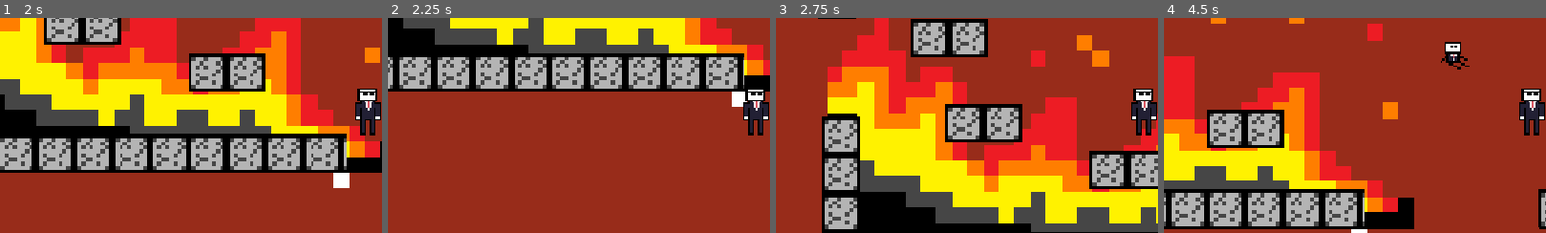
Above: before the commit, frames 1-4 (left to right).
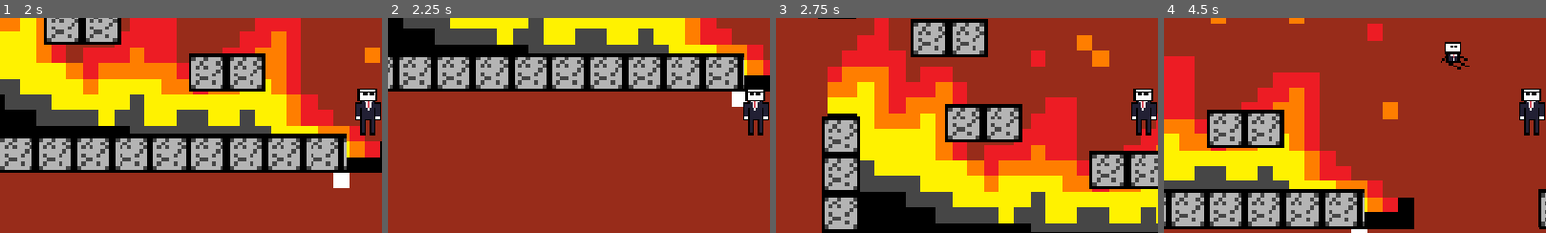
Above: after the commit, the same moments.

Repository: t0Ph4TT3R/Jame-Gam-Game-Jam-Game
Game: Godot game, scene res://Scenes/main_menu.tscn
The game is run twice, just before and just after one commit, with the same random seed, the same clock (stepped at 60 frames per second) and the same inputs. The engine's default icon, where the game draws it, is replaced by a stand-in: a white triangle on a blue panel in a dark square.
Inputs:
- Up to frame 1 (2 s): tap Enter at 0.5 s; hold D (move_right) from 0.53 s (still down); tap Shift (dash) at 0.6 s; tap W (jump) at 0.77, 1.52 s; tap Space (select) at 1.25, 1.35 s
- Up to frame 2 (2.25 s): release D (move_right) at 2.03 s; hold A (move_left) from 2.03 s (still down); tap Shift (dash) at 2.1 s
- Up to frame 3 (2.75 s): keep holding A (move_left)
- Up to frame 4 (4.5 s): release A (move_left) at 2.78 s; hold D (move_right) 2.78-4.28 s; tap Space (select) at 2.85, 4.35 s; tap W (jump) at 3.02, 3.77 s; tap Shift (dash) at 3.6 s; hold A (move_left) from 4.28 s (still down)
The pictures show only the part of the screen within x 2-52%, y 50-100%; the shares and areas given below are measured in that part.

Frame 1 is identical in both runs. In frame 2, less than 0.1% of the frame differs, in the area x 94-98%, y 34-44%; in frame 3, less than 0.1%; in frame 4, less than 0.1%.

Commit message:
I forgot to make the player sprite also do dive so here it is

Diff:
--- a/Scenes/player.tscn
+++ b/Scenes/player.tscn
@@ -40,6 +40,18 @@
 "update": 0,
 "values": [0.0]
 }
+tracks/1/type = "value"
+tracks/1/imported = false
+tracks/1/enabled = true
+tracks/1/path = NodePath("Bodyguard:rotation")
+tracks/1/interp = 1
+tracks/1/loop_wrap = true
+tracks/1/keys = {
+"times": PackedFloat32Array(0),
+"transitions": PackedFloat32Array(1),
+"update": 0,
+"values": [0.0]
+}
 
 [sub_resource type="Animation" id="Animation_6t5aa"]
 resource_name = "dive"
@@ -56,6 +68,18 @@
 "update": 0,
 "values": [0.0, 1.5707963267948966, 0.0]
 }
+tracks/1/type = "value"
+tracks/1/imported = false
+tracks/1/enabled = true
+tracks/1/path = NodePath("Bodyguard:rotation")
+tracks/1/interp = 1
+tracks/1/loop_wrap = true
+tracks/1/keys = {
+"times": PackedFloat32Array(0, 0.4, 0.7),
+"transitions": PackedFloat32Array(1, 1, 1),
+"update": 0,
+"values": [0.0, 1.5707964, 0.0]
+}
 
 [sub_resource type="Animation" id="Animation_vgqql"]
 resource_name = "dive_left"
@@ -71,6 +95,18 @@
 "transitions": PackedFloat32Array(0.23325838, 2.3784142, 1),
 "update": 0,
 "values": [0.0, -1.5707963267948966, 0.0]
+}
+tracks/1/type = "value"
+tracks/1/imported = false
+tracks/1/enabled = true
+tracks/1/path = NodePath("Bodyguard:rotation")
+tracks/1/interp = 1
+tracks/1/loop_wrap = true
+tracks/1/keys = {
+"times": PackedFloat32Array(0, 0.4, 0.7),
+"transitions": PackedFloat32Array(1, 1, 1),
+"update": 0,
+"values": [0.0, -1.5707964, 0.0]
 }
 
 [sub_resource type="AnimationLibrary" id="AnimationLibrary_vgqql"]
--- a/Scripts/player.gd
+++ b/Scripts/player.gd
@@ -15,12 +15,15 @@
 	pass
 
 func _process(delta: float) -> void:
+
 	if $DashTimer.is_stopped():
 		$DashTimer.wait_time = 0.2
 	if Input.is_action_pressed("move_left"):
 		facing_right = false
+		$Bodyguard.flip_h = true
 	elif Input.is_action_pressed("move_right"):
 		facing_right = true
+		$Bodyguard.flip_h = false
 
 func _physics_process(delta: float) -> void:
 	# Add the gravity.
